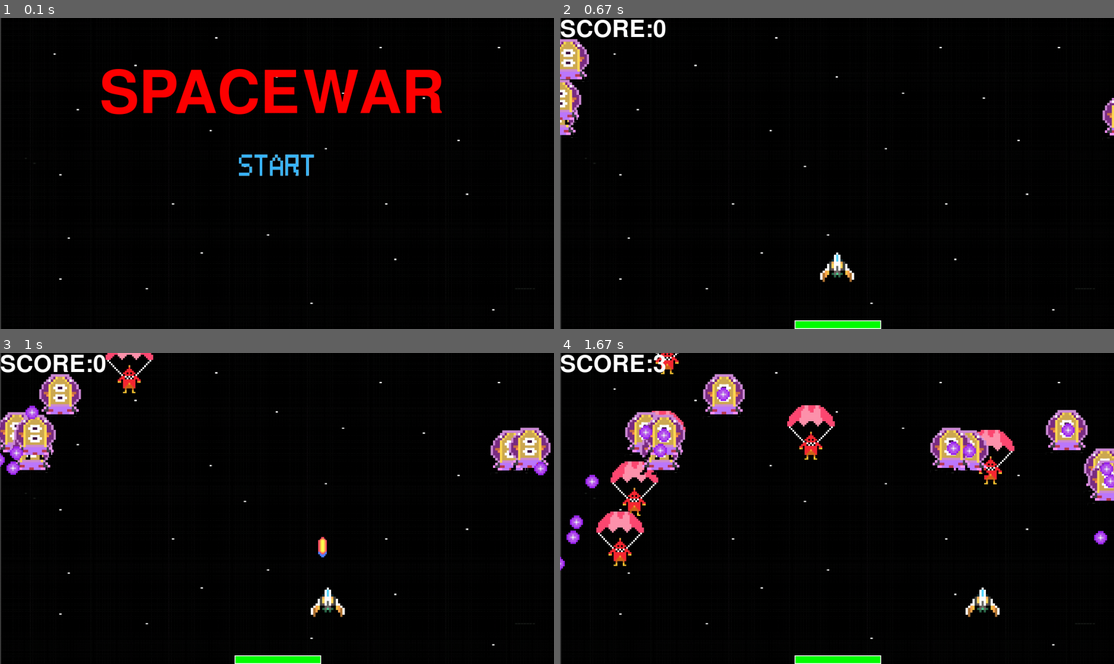
Above: before the commit, frames 1-4 (two rows, left to right).
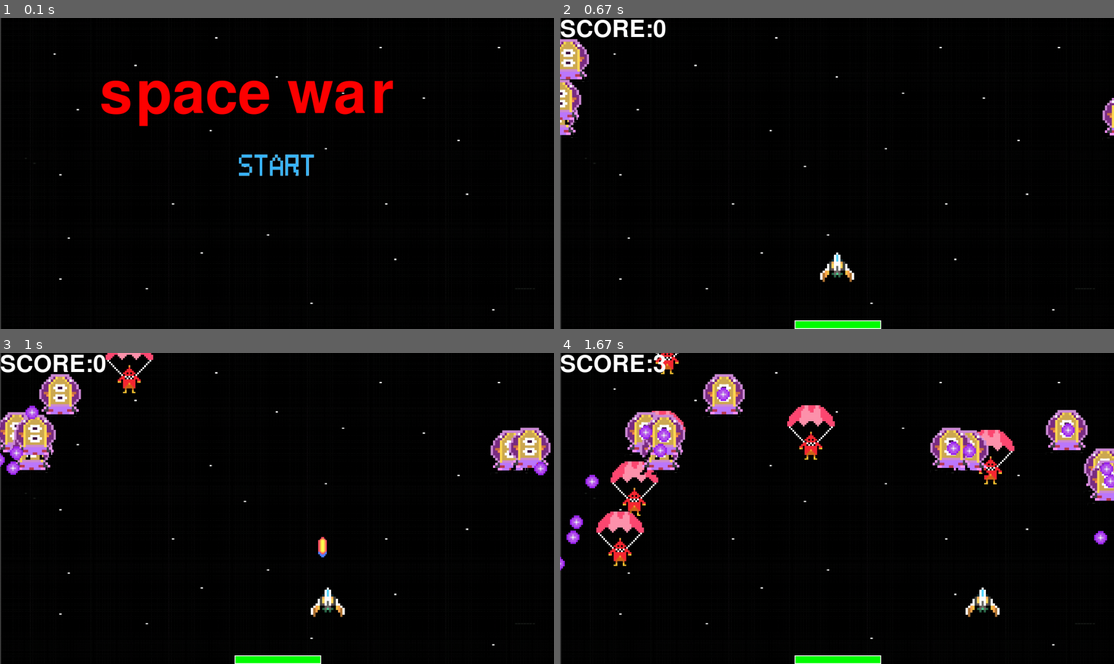
Above: after the commit, the same moments.

Repository: su2u4-1/my_code
Game: pygame game, started from python/SpaceWar/space_war.py
Same seed, same stepped clock (60 frames per second), same inputs: the game is played once before the commit and once after it.
Inputs (mouse positions are in pixels of both pictures, inside the frame that each line leads up to):
- Up to frame 1 (0.1 s): no input
- Up to frame 2 (0.67 s): click (837, 173) at 0.38 s
- Up to frame 3 (1 s): hold Space from 0.67 s (still down); hold D from 0.67 s (still down); move the mouse to (277, 530) at 0.7 s
- Up to frame 4 (1.67 s): release Space at 1.13 s; release D at 1.13 s; hold D 1.17-1.63 s

The runs differ from the first frame. In frame 1, 5.2% of the frame differs, in the area x 18-80%, y 16-35%; in frame 2, nothing differs; in frame 3, nothing differs; in frame 4, nothing differs.

Commit message:
update SpaceWar

Diff:
--- a/python/射擊遊戲/SPACEWAR_0.py
+++ b/python/SpaceWar/space_war.py
@@ -1,19 +1,29 @@
-import pygame, random, os.path
+from __future__ import annotations
+
+from os.path import dirname, abspath
+from random import randrange
+from typing import Any
+
+import pygame
 
 pygame.init()
-pygame.mixer.init()
 score = 0
 W = pygame.display.Info().current_w
 H = pygame.display.Info().current_h
 screen = pygame.display.set_mode((W, H))
-pygame.display.set_caption("gametest")
+pygame.display.set_caption("game test")
 clock = pygame.time.Clock()
-path = os.path.dirname(os.path.abspath(__file__))
-
-
-class Player(pygame.sprite.Sprite):
-    def __init__(self):
-        pygame.sprite.Sprite.__init__(self)
+path = dirname(abspath(__file__))
+
+
+class GameSprite(pygame.sprite.Sprite):
+    image: pygame.Surface
+    rect: pygame.Rect
+
+
+class Player(GameSprite):
+    def __init__(self, *args: pygame.sprite.AbstractGroup[Any]):
+        super().__init__(*args)
         self.image = pygame.image.load(path + "\\plane_up.png")
         self.image = pygame.transform.scale(self.image, (120, 120))
         self.rect = self.image.get_rect()
@@ -24,7 +34,7 @@
 
     def update(self):
         keys = pygame.key.get_pressed()
-        if gameing:
+        if gaming:
             if keys[pygame.K_w]:
                 self.rect.y -= self.speed_y
             if keys[pygame.K_s]:
@@ -45,21 +55,26 @@
         self.cd -= 6
         if keys[pygame.K_SPACE]:
             if self.cd < 0:
-                bullet = Bullet(self.rect.centerx, self.rect.y)
+                bullet = Bullet.spawn(self.rect.centerx, self.rect.y)
                 all_sprites.add(bullet)
                 bullets.add(bullet)
                 self.cd = 200
 
 
-class Bullet(pygame.sprite.Sprite):
-    def __init__(self, x: int, y: int):
-        pygame.sprite.Sprite.__init__(self)
+class Bullet(GameSprite):
+    def __init__(self, *args: pygame.sprite.AbstractGroup[Any]):
+        super().__init__(*args)
         self.image = pygame.image.load(path + "\\bullet.png")
         self.image = pygame.transform.scale(self.image, (80, 80))
         self.rect = self.image.get_rect()
-        self.rect.centerx = x
-        self.rect.bottom = y + 30
         self.speed_y = -15
+
+    @classmethod
+    def spawn(cls, x: int, y: int, *args: pygame.sprite.AbstractGroup[Any]) -> "Bullet":
+        bullet = cls(*args)
+        bullet.rect.centerx = x
+        bullet.rect.bottom = y + 30
+        return bullet
 
     def update(self):
         self.rect.y += self.speed_y
@@ -67,16 +82,16 @@
             self.kill()
 
 
-class Red(pygame.sprite.Sprite):
-    def __init__(self):
-        pygame.sprite.Sprite.__init__(self)
-        self.image = pygame.image.load(path + "\\redmonster_0.png")
+class Red(GameSprite):
+    def __init__(self, *args: pygame.sprite.AbstractGroup[Any]):
+        super().__init__(*args)
+        self.image = pygame.image.load(path + "\\red_monster_0.png")
         self.image = pygame.transform.scale(self.image, (130, 130))
         self.rect = self.image.get_rect()
-        self.rect.x = random.randrange(0, W - self.rect.width)
-        self.rect.y = random.randrange(-1000, -400)
-        self.speed_y = random.randrange(1, 6)
-        self.speed_x = random.randrange(-2, 2)
+        self.rect.x = randrange(0, W - self.rect.width)
+        self.rect.y = randrange(-1000, -400)
+        self.speed_y = randrange(1, 6)
+        self.speed_x = randrange(-2, 2)
 
     def update(self):
         self.rect.y += self.speed_y
@@ -86,27 +101,27 @@
         if self.rect.right < 0:
             self.rect.left = W
         if self.rect.top > H:
-            self.rect.x = random.randrange(0, W - self.rect.width)
-            self.rect.y = random.randrange(-1000, -400)
-            self.speed_y = random.randrange(1, 6)
-
-
-class Eyes(pygame.sprite.Sprite):
-    def __init__(self):
-        pygame.sprite.Sprite.__init__(self)
-        self.image = pygame.image.load(path + "\\eyesmonster.png")
+            self.rect.x = randrange(0, W - self.rect.width)
+            self.rect.y = randrange(-1000, -400)
+            self.speed_y = randrange(1, 6)
+
+
+class Eyes(GameSprite):
+    def __init__(self, *args: pygame.sprite.AbstractGroup[Any]):
+        super().__init__(*args)
+        self.image = pygame.image.load(path + "\\eyes_monster.png")
         self.image = pygame.transform.scale(self.image, (130, 130))
         self.rect = self.image.get_rect()
         self.cd = 200
-        if random.randrange(0, 2) == 0:
-            self.rect.x = random.randrange(-200, -50)
+        if randrange(0, 2) == 0:
+            self.rect.x = randrange(-200, -50)
             self.left = True
         else:
-            self.rect.x = W + random.randrange(20, 500)
+            self.rect.x = W + randrange(20, 500)
             self.left = False
 
-        self.rect.y = random.randrange(20, 300)
-        self.speed_x = random.randrange(2, 5)
+        self.rect.y = randrange(20, 300)
+        self.speed_x = randrange(2, 5)
 
     def update(self):
         self.cd -= 4
@@ -119,21 +134,26 @@
             if self.rect.right < 0:
                 self.rect.right = W + 50
         if self.cd < 0:
-            ball = Ball(self.rect.centerx, self.rect.y)
+            ball = Ball.spawn(self.rect.centerx, self.rect.y)
             all_sprites.add(ball)
             balls.add(ball)
             self.cd = 400
 
 
-class Ball(pygame.sprite.Sprite):
-    def __init__(self, x: int, y: int):
-        pygame.sprite.Sprite.__init__(self)
+class Ball(GameSprite):
+    def __init__(self, *args: pygame.sprite.AbstractGroup[Any]):
+        super().__init__(*args)
         self.image = pygame.image.load(path + "\\ball.png")
         self.image = pygame.transform.scale(self.image, (80, 80))
         self.rect = self.image.get_rect()
-        self.rect.centerx = x
-        self.rect.bottom = y + 110
-        self.speed_y = random.randrange(2, 4)
+        self.speed_y = randrange(2, 4)
+
+    @classmethod
+    def spawn(cls, x: int, y: int, *args: pygame.sprite.AbstractGroup[Any]) -> "Ball":
+        ball = cls(*args)
+        ball.rect.centerx = x
+        ball.rect.bottom = y + 110
+        return ball
 
     def update(self):
         self.rect.y += self.speed_y
@@ -141,43 +161,43 @@
             self.kill()
 
 
-def hpbar(surf: pygame.Surface, hp: int, x: int, y: int):
+def hp_bar(surf: pygame.Surface, hp: int, x: int, y: int):
     if hp < 0:
         hp = 0
     bar_length = 200
     bar_height = 20
     fill = (hp / 100) * bar_length
-    hpbox = pygame.Rect(x, y, bar_length, bar_height)
-    hpin = pygame.Rect(x, y, fill, bar_height)
+    hp_box = pygame.Rect(x, y, bar_length, bar_height)
+    h_pin = pygame.Rect(x, y, fill, bar_height)
     if hp > 30:
-        pygame.draw.rect(surf, (0, 255, 0), hpin)
+        pygame.draw.rect(surf, (0, 255, 0), h_pin)
     elif hp <= 30:
-        pygame.draw.rect(surf, (255, 0, 0), hpin)
-    pygame.draw.rect(surf, (255, 255, 255), hpbox, 2)
-
-
-background_sound = pygame.mixer.Sound(path + "\\backgroundmusic.mp3")
+        pygame.draw.rect(surf, (255, 0, 0), h_pin)
+    pygame.draw.rect(surf, (255, 255, 255), hp_box, 2)
+
+
+background_sound = pygame.mixer.Sound(path + "\\background_music.mp3")
 background_sound.play()
-startbut = pygame.image.load(path + "\\startbut.png")
+start_but = pygame.image.load(path + "\\start_but.png")
 main_page = True
-gameing = False
-gameover = False
+gaming = False
+game_over = False
 background_image = pygame.image.load(path + "\\space.png")
-all_sprites = pygame.sprite.Group()
-reds = pygame.sprite.Group()
-bullets = pygame.sprite.Group()
-eyesll = pygame.sprite.Group()
-balls = pygame.sprite.Group()
+all_sprites: pygame.sprite.Group[GameSprite] = pygame.sprite.Group()
+reds: pygame.sprite.Group[Red] = pygame.sprite.Group()
+bullets: pygame.sprite.Group[Bullet] = pygame.sprite.Group()
+eye_sll: pygame.sprite.Group[Eyes] = pygame.sprite.Group()
+balls: pygame.sprite.Group[Ball] = pygame.sprite.Group()
 player = Player()
 all_sprites.add(player)
 for i in range(15):
-    redmonster = Red()
-    all_sprites.add(redmonster)
-    reds.add(redmonster)
+    red_monster = Red()
+    all_sprites.add(red_monster)
+    reds.add(red_monster)
 for i in range(10):
     eyes = Eyes()
     all_sprites.add(eyes)
-    eyesll.add(eyes)
+    eye_sll.add(eyes)
 
 while True:
     for event in pygame.event.get():
@@ -189,7 +209,7 @@
             if W / 2 - 85 <= mouse_pos[0] <= W / 2 + 85 and H / 2 - 47 <= mouse_pos[1] <= H / 2 + 47:
                 button_state = True
                 main_page = False
-                gameing = True
+                gaming = True
         elif event.type == pygame.KEYDOWN:
             if event.key == pygame.K_ESCAPE:
                 pygame.quit()
@@ -197,45 +217,45 @@
     background_image = pygame.transform.scale(background_image, (W, H))
     screen.blit(background_image, (0, 0))
     if main_page:
-        startbut = pygame.transform.scale(startbut, (180, 180))
-        screen.blit(startbut, (W / 2 - 90, H / 2 - 100))
+        start_but = pygame.transform.scale(start_but, (180, 180))
+        screen.blit(start_but, (W / 2 - 90, H / 2 - 100))
         font = pygame.font.Font(None, 200)
-        txt = font.render("SPACEWAR", True, (255, 0, 0))
+        txt = font.render("space war", True, (255, 0, 0))
         screen.blit(txt, [W / 2 - 410, H / 2 - 250])
-    if gameing:
+    if gaming:
         all_sprites.draw(screen)
-    if gameover:
-        gameover_image = pygame.image.load(path + "\\gameover.png")
-        gameover_image = pygame.transform.scale(gameover_image, (W, H))
-        screen.blit(gameover_image, (0, 0))
+    if game_over:
+        game_over_image = pygame.image.load(path + "\\game_over.png")
+        game_over_image = pygame.transform.scale(game_over_image, (W, H))
+        screen.blit(game_over_image, (0, 0))
         font = pygame.font.Font(None, 200)
         txt = font.render(f"YOUR SCORE:{score}", True, (255, 255, 255))
         screen.blit(txt, [140, 360])
-    if gameing:
+    if gaming:
         font = pygame.font.Font(None, 80)
         txt = font.render(f"SCORE:{score}", True, (255, 255, 255))
         screen.blit(txt, [0, 0])
-        hpbar(screen, player.hp, W // 2 - 98, H - 20)
+        hp_bar(screen, player.hp, W // 2 - 98, H - 20)
         all_sprites.update()
-        shotdown_red = pygame.sprite.groupcollide(reds, bullets, True, True)
-        for shots in shotdown_red:
+        shot_down_red = pygame.sprite.groupcollide(reds, bullets, True, True)
+        for shots in shot_down_red:
             score += 3
-            redmonster = Red()
-            all_sprites.add(redmonster)
-            reds.add(redmonster)
-        shotdown_eye = pygame.sprite.groupcollide(eyesll, bullets, True, True)
-        for shots in shotdown_eye:
+            red_monster = Red()
+            all_sprites.add(red_monster)
+            reds.add(red_monster)
+        shot_down_eye = pygame.sprite.groupcollide(eye_sll, bullets, True, True)
+        for shots in shot_down_eye:
             score += 5
             eyes = Eyes()
             all_sprites.add(eyes)
-            eyesll.add(eyes)
+            eye_sll.add(eyes)
         hurt1 = pygame.sprite.spritecollide(player, reds, False, pygame.sprite.collide_mask)
         hurt2 = pygame.sprite.spritecollide(player, balls, False, pygame.sprite.collide_mask)
-        hurt3 = pygame.sprite.spritecollide(player, eyesll, False, pygame.sprite.collide_mask)
+        hurt3 = pygame.sprite.spritecollide(player, eye_sll, False, pygame.sprite.collide_mask)
         if hurt1 or hurt2 or hurt3:
             player.hp -= 1
             if player.hp < 0:
-                gameing = False
-                gameover = True
+                gaming = False
+                game_over = True
     pygame.display.update()
     clock.tick(120)
Renamed: python/射擊遊戲/ball.png -> python/SpaceWar/ball.png
Renamed: python/射擊遊戲/bullet.png -> python/SpaceWar/bullet.png
Renamed: python/射擊遊戲/eyesmonster.png -> python/SpaceWar/eyes_monster.png
Renamed: python/射擊遊戲/gameover.png -> python/SpaceWar/game_over.png
Renamed: python/射擊遊戲/plane_up.png -> python/SpaceWar/plane_up.png
Renamed: python/射擊遊戲/redmonster_0.png -> python/SpaceWar/red_monster_0.png
Renamed: python/射擊遊戲/space.png -> python/SpaceWar/space.png
Renamed: python/射擊遊戲/startbut.png -> python/SpaceWar/start_but.png
Not shown, added: python/SpaceWar/background_music.mp3
